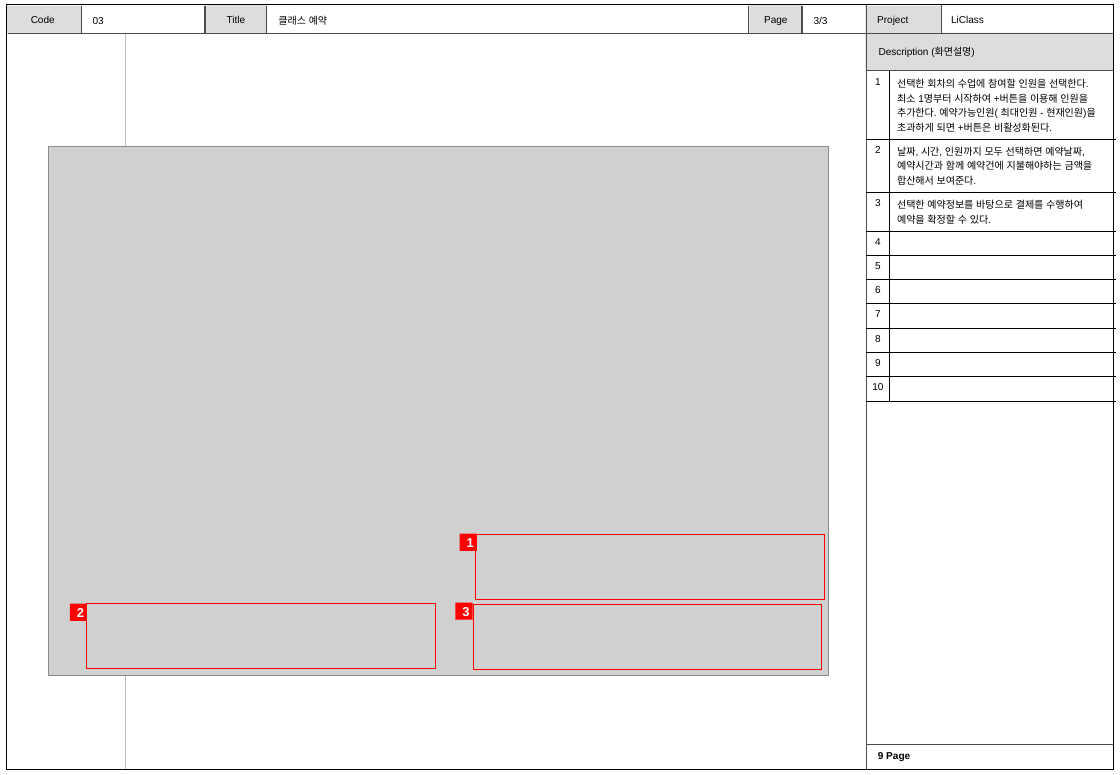
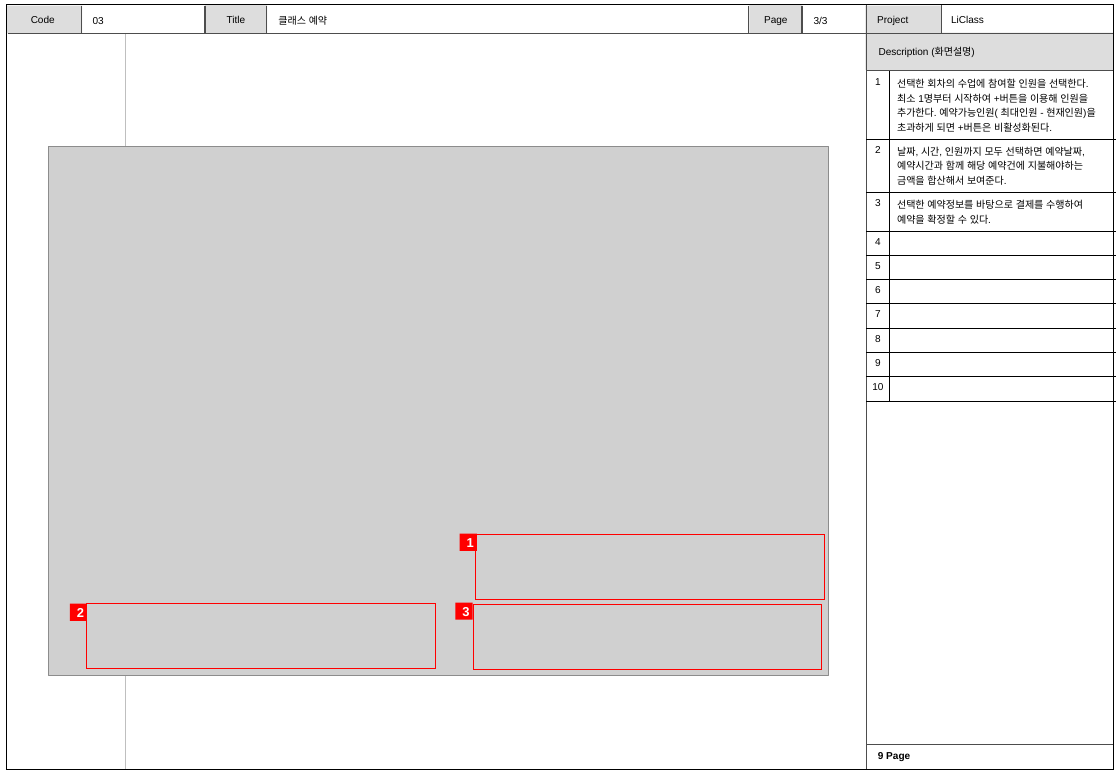
Before and after one commit to jmlim1107/jmlim1107.kh, a slide deck: slide 9 of LiClassProject/라이클래스 팀프로젝트 산출물/8. 스토리보드(화면설계)/3조_스토리보드_20230403_클래스,센터.pptx. Drawn at 1120x775 pixels with LibreOffice and Linux fonts; fonts in the diff are those of the drawing; grey boxes stand for pictures. Boxes give left, top, right and bottom in pixels: in the first picture for what was removed or moved away, otherwise in the second. Text is boxed around its words. In the diff, an @@ line names an element or a change of style, - is before the commit and + after.

Commit message:
스토리보드 수정
수정했는데 정상적으로 열리는지 체크해야댐

```diff
--- a/LiClassProject/라이클래스 팀프로젝트 산출물/8. 스토리보드(화면설계)/3조_스토리보드_20230403_클래스,센터.pptx
+++ b/LiClassProject/라이클래스 팀프로젝트 산출물/8. 스토리보드(화면설계)/3조_스토리보드_20230403_클래스,센터.pptx
@@ table at [867, 71, 1117, 394] @@
-row 2, column 2: 날짜, 시간, 인원까지 모두 선택하면 예약날짜, 예약시간과 함께 예약건에 지불해야하는 금액을 합산해서 보여준다.
+row 2, column 2: 날짜, 시간, 인원까지 모두 선택하면 예약날짜, 예약시간과 함께 해당 예약건에 지불해야하는 금액을 합산해서 보여준다.
```
Also in this commit, not shown: 1 other slide changed, 1 other file.
